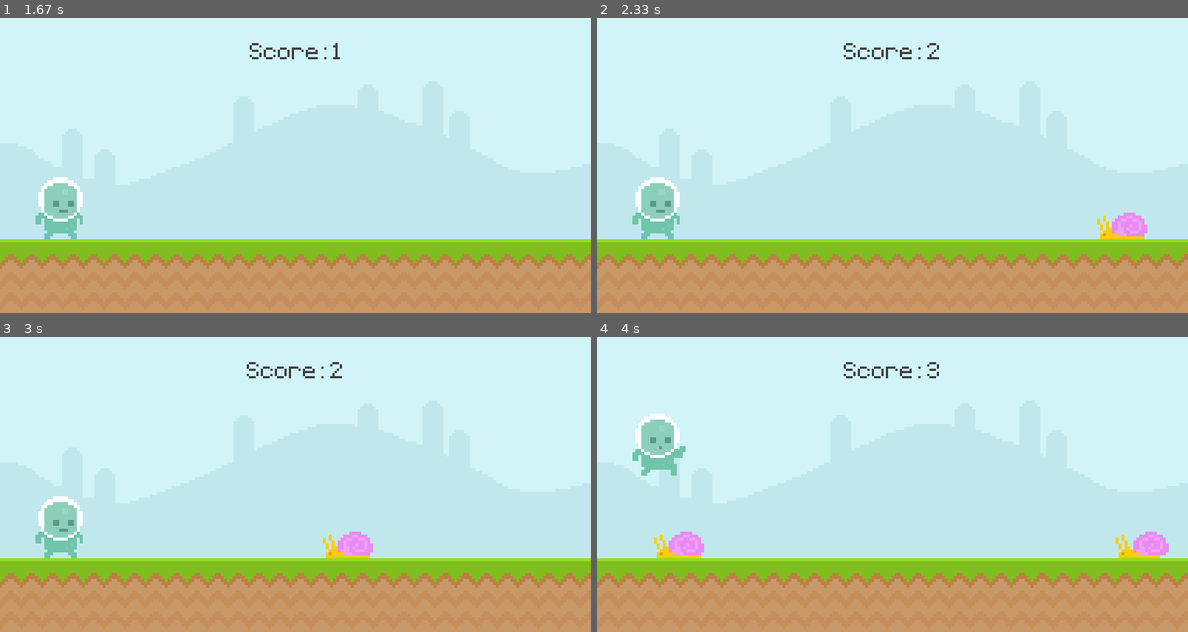
Above: before the commit, frames 1-4 (two rows, left to right).
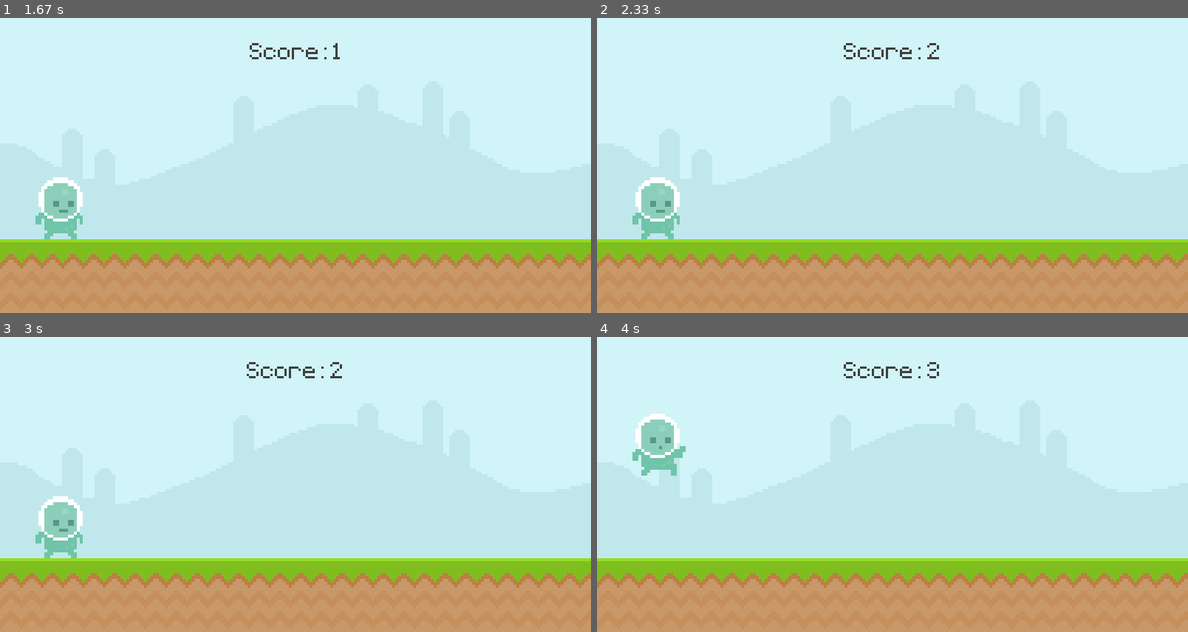
Above: after the commit, the same moments.

Repository: ShadowStorm0/PyGame
Game: pygame game, started from FirstGame/First_Game.py
Same seed, same stepped clock (60 frames per second), same inputs: the game is played once before the commit and once after it.
Inputs:
- Up to frame 1 (1.67 s): tap Space at 0.33 s
- Up to frame 2 (2.33 s): no input
- Up to frame 3 (3 s): no input
- Up to frame 4 (4 s): tap Space at 3.17, 3.57, 3.87 s

Frame 1 is identical in both runs. In frame 2, 0.6% of the frame differs, in the area x 84-94%, y 66-75%; in frame 3, 0.6%; in frame 4, 1.1%, in the area x 9-97%, y 66-75%.

Commit message:
Added A Blank Obstacle
Signed-off-by: ShadowStorm0 <41564329+ShadowStorm0@users.noreply.github.com>

Diff:
--- a/FirstGame/First_Game.py
+++ b/FirstGame/First_Game.py
@@ -55,11 +55,15 @@
                 fly_2 = pygame.image.load('./graphics/Fly/Fly2.png').convert_alpha()
                 self.frames = [fly_1, fly_2]# Animation list
                 y_pos = 210
-            else:
+            elif type == 'snail':
                 snail_1 = pygame.image.load('./graphics/snail/snail1.png').convert_alpha()
                 snail_2 = pygame.image.load('./graphics/snail/snail2.png').convert_alpha()
                 self.frames = [snail_1, snail_2]# Animation list
                 y_pos = 300
+            elif type == 'blank':
+                nothing = pygame.image.load('./graphics/blank.png').convert_alpha()
+                self.frames = [nothing]
+                y_pos = 0
 
             self.animation_index = 0
             self.image = self.frames[self.animation_index]
@@ -145,7 +149,7 @@
             # Selects one in the list to draw
             if game_active:
                 if event.type == obstacle_timer:
-                    obstacle_group.add(Obstacle(choice(['fly', 'snail', 'snail', 'snail'])))
+                    obstacle_group.add(Obstacle(choice(['fly', 'snail', 'blank'])))
 
         # Game Loop
         if game_active:
Binary file added: FirstGame/graphics/blank.png
